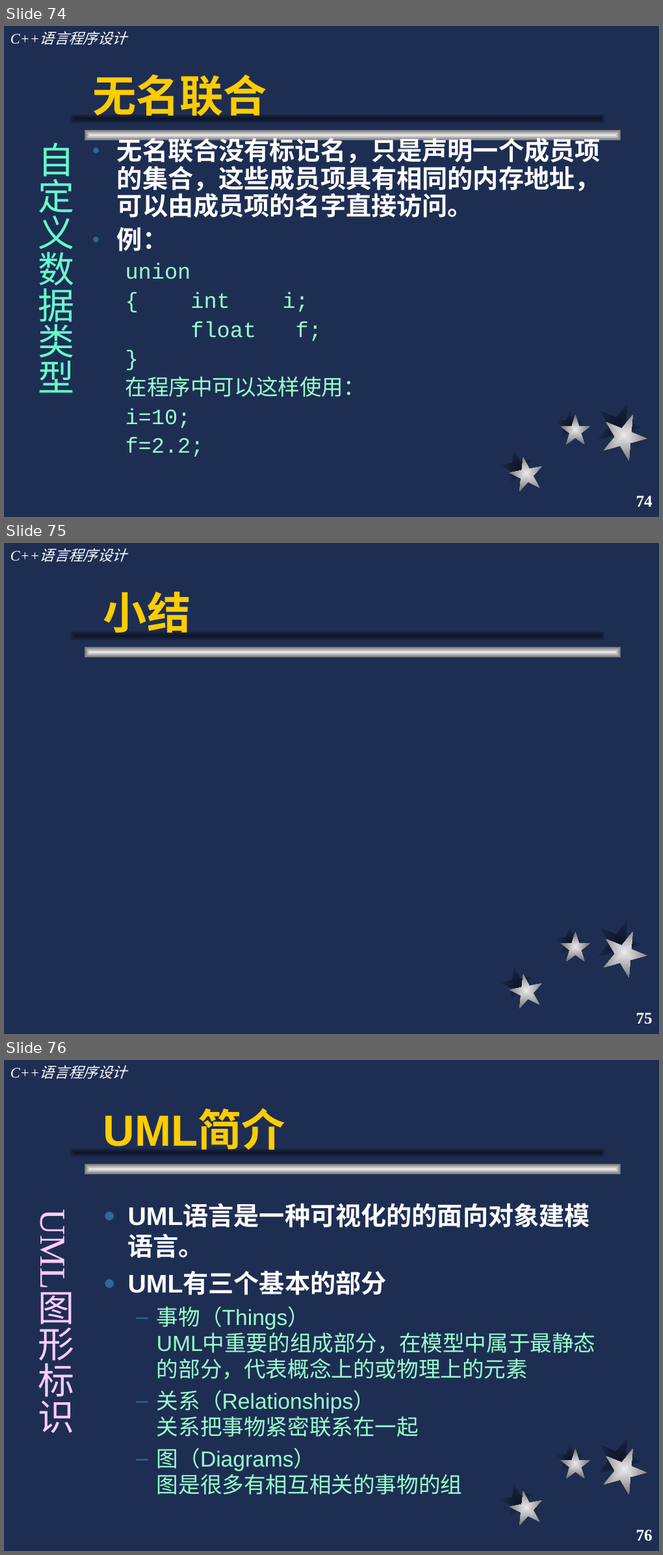
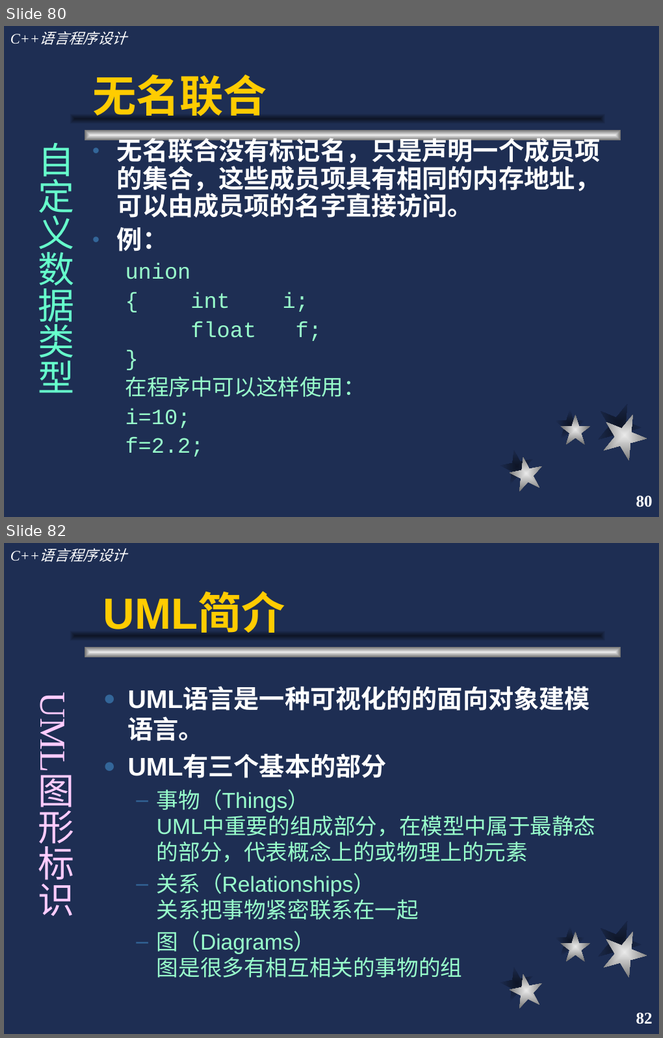
Before and after one commit to cugwhp/OOPCPP, a slide deck: 02.PPT/第4章 类与对象/c++4.ppt. Shown one above the other, each under a label of ours: slides 74, 75 and 76 before the commit, slides 80 and 82 after it; the slides between them are not shown. The pictures are 663x1555 and 663x1038 pixels, drawn with LibreOffice and Linux fonts; fonts in the diff are those of the drawing. Boxes give left, top, right and bottom in pixels: in the first picture for what was removed or moved away, otherwise in the second. Text is boxed around its words. In the diff, an @@ line names an element or a change of style, - is before the commit and + after.

```diff
--- a/02.PPT/第4章 类与对象/c++4.ppt
+++ b/02.PPT/第4章 类与对象/c++4.ppt
@@ slide 75 removed at [4, 543, 659, 1034], background #1E2E53; not listed: 9 template elements that a slide beside it also shows @@
@@ title removed at [103, 592, 191, 637] @@
-小结
@@ page number removed at [636, 1013, 653, 1025] @@
-75
@@ what was slide 74 is now slide 80 @@
@@ page number at [636, 496, 653, 508]: text changed @@
-74
+80
@@ what was slide 76 is now slide 82 @@
@@ page number at [636, 1013, 653, 1025]: text changed @@
-76
+82
```
Also in this commit, not shown: 3 slides changed, 1 slide added, 1 other slide removed, 22 other files.
